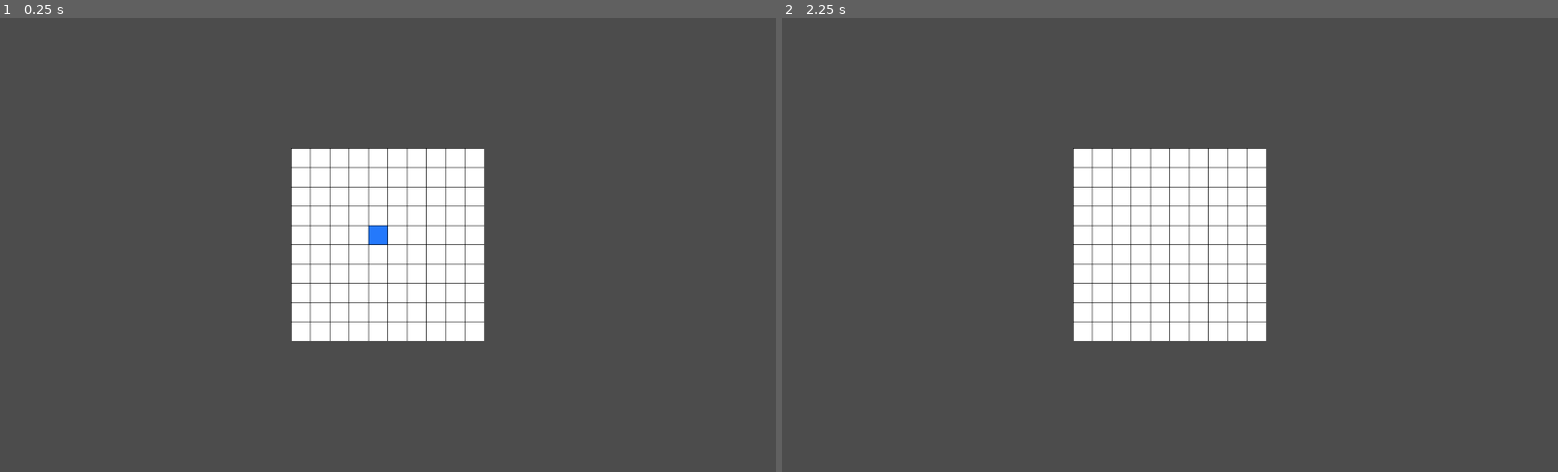
Above: before the commit, frames 1-2 (left to right).
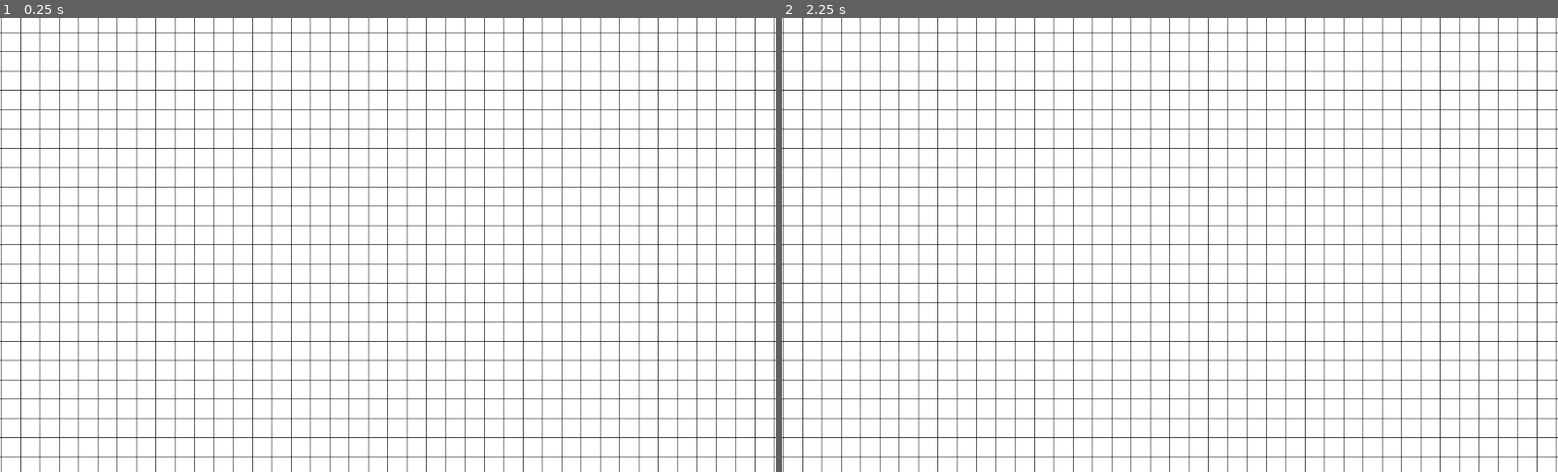
Above: after the commit, the same moments.

Repository: game-progamming-2019/PaperRacer
Game: Godot game, scene res://scenes/Game/Game.tscn
Two runs of this game, one before a commit and one after it. Both use one fixed random seed, a clock stepped at 60 frames per second and the inputs below.
Inputs (mouse positions are in pixels of both pictures, inside the frame that each line leads up to):
- Up to frame 1 (0.25 s): no input
- Up to frame 2 (2.25 s): tap Enter at 0.5, 2 s; move the mouse to (1340, 222) at 0.52 s; click (1340, 222) at 0.67 s; tap Space at 1.25 s; drag from (1014, 267) to (1131, 335) at 1.27 s; move the mouse to (1247, 145) at 2.02 s; click (1247, 145) at 2.17 s

The runs differ from the first frame. In frame 1, 88% of the frame differs, in the area x 0-100%, y 0-100%; in frame 2, 88%.

Commit message:
Driver can move around the map

Diff:
--- a/project.godot
+++ b/project.godot
@@ -10,12 +10,36 @@
 
 _global_script_classes=[ {
 "base": "Sprite",
+"class": "Driver",
+"language": "GDScript",
+"path": "res://scenes/Driver/Driver.gd"
+}, {
+"base": "Vehicle",
+"class": "Golf",
+"language": "GDScript",
+"path": "res://scenes/Driver/Vehicle/Golf/Golf.gd"
+}, {
+"base": "Vehicle",
+"class": "Mercedes",
+"language": "GDScript",
+"path": "res://scenes/Driver/Vehicle/Mercedes/Mercedes.gd"
+}, {
+"base": "Sprite",
 "class": "Rectangle",
 "language": "GDScript",
 "path": "res://scenes/Racetrack/Rectangle/Rectangle.gd"
+}, {
+"base": "Node",
+"class": "Vehicle",
+"language": "GDScript",
+"path": "res://scenes/Driver/Vehicle/Vehicle.gd"
 } ]
 _global_script_class_icons={
-"Rectangle": ""
+"Driver": "",
+"Golf": "",
+"Mercedes": "",
+"Rectangle": "",
+"Vehicle": ""
 }
 
 [application]
@@ -45,6 +69,11 @@
 "events": [ Object(InputEventMouseButton,"resource_local_to_scene":false,"resource_name":"","device":0,"alt":false,"shi …(212 unchanged characters)…
  ]
 }
+ui_left_click={
+"deadzone": 0.5,
+"events": [ Object(InputEventMouseButton,"resource_local_to_scene":false,"resource_name":"","device":0,"alt":false,"shift":false,"control":false,"meta":false,"command":false,"button_mask":0,"position":Vector2( 0, 0 ),"global_position":Vector2( 0, 0 ),"factor":1.0,"button_index":1,"pressed":false,"doubleclick":false,"script":null)
+ ]
+}
 
 [rendering]
 
--- /dev/null
+++ b/scenes/Driver/Driver.gd
@@ -0,0 +1,21 @@
+extends Sprite
+class_name Driver
+
+var NAME: String
+var VEHICLE: Vehicle
+var _position: Vector2
+
+func _init(name, vehicle):
+	self.NAME = name
+	self.VEHICLE = vehicle
+	self.set_texture(VEHICLE.getTexture())
+
+func setPosition(x, y):
+	self._position = Vector2(x,y)
+	self.position = Vector2(x * Settings.RECTANGLE_SIZE + Settings.RECTANGLE_SIZE / 2, y * Settings.RECTANGLE_SIZE + Settings.RECTANGLE_SIZE / 2)
+
+func getPosition():
+	return _position
+
+func appendTo(node):
+	node.add_child(self)
--- /dev/null
+++ b/scenes/Driver/Vehicle/Golf/Golf.gd
@@ -0,0 +1,6 @@
+extends Vehicle
+
+class_name Golf
+
+func _init():
+	texture = preload("res://assets/driver/vehicle/golf/golf.png")
--- /dev/null
+++ b/scenes/Driver/Vehicle/Mercedes/Mercedes.gd
@@ -0,0 +1,6 @@
+extends Vehicle
+
+class_name Mercedes
+
+func _init():
+	texture = preload("res://assets/driver/vehicle/mercedes/mercedes.png")
--- /dev/null
+++ b/scenes/Driver/Vehicle/Vehicle.gd
@@ -0,0 +1,13 @@
+extends Node
+
+class_name Vehicle
+
+# Speichert die jetzige Geschwindigkeit des Fahrzeugs
+var speed: int
+var texture = null
+
+# Liefert die Texture des Fahrzeugs
+func getTexture():
+	if self.texture == null:
+		pass
+	return self.texture
--- a/scenes/Game/Camera.gd
+++ b/scenes/Game/Camera.gd
@@ -1,3 +1,6 @@
+# Autor: Christoph Brosch
+# Erstellt 14.09.2019
+# 14.09.2019 - Provisorisch Erstellt
 extends Camera2D
 
 var direction:Vector2 = Vector2.ZERO
--- a/scenes/Game/Game.gd
+++ b/scenes/Game/Game.gd
@@ -2,16 +2,65 @@
 # Erstellt 14.09.2019
 extends Node2D
 
+signal mouse_click
+
+var Participants = []
+var clicked_node: Node2D
 
 # Called when the node enters the scene tree for the first time.
 func _ready():
 
-	$Racetrack._initialise(10, 10)
+	$Racetrack._initialise(100, 100)
 	$Camera._initiliase()
 
-	$Racetrack.RECTANGLES[4][4].highlight()
-	# Set to test Methods in $Spielfeld
-	yield(get_tree().create_timer(2), "timeout")
-	$Racetrack.RECTANGLES[4][4].unhighlight()
+	#	$Racetrack.RECTANGLES[4][4].highlight()
+	#	yield(get_tree().create_timer(2), "timeout")
+	#	$Racetrack.RECTANGLES[4][4].unhighlight()
 
-	pass # Replace with function body.
+	addParticipant(Driver.new("Christoph", Golf.new()))
+	initialiseDrivers()
+	player_turn()
+
+func player_turn():
+	clicked_node = null
+	var selection = $Racetrack.get_possibilities_for(Participants[0])
+	$Racetrack.highlight(selection)
+
+	# Highlight und Unhighlight wird nur für den Spieler gemacht.
+	yield(self, "mouse_click")
+	print(clicked_node)
+	if !(clicked_node in selection):
+		print("Nicht in der Selektion")
+		player_turn()
+	else:
+		print("In der Selektion")
+		var v = $Racetrack.getCoordinatesOfGridNode(clicked_node)
+		Participants[0].setPosition(v.x, v.y)
+		$Racetrack.unhighlight(selection)
+		player_turn()
+
+func _input(event):
+	if event is InputEventMouseButton:
+		if event.button_index == BUTTON_LEFT:
+			if !event.is_pressed():
+				clicked_node = $Ray.castRayAt(get_global_mouse_position()).get_parent()
+				emit_signal("mouse_click")
+
+func addParticipant(driver):
+	# Überprüfe ob es sich um einen validen Driver handelt und ob das Rennen schon gestartet ist.
+	if driver is Driver:
+		self.Participants.append(driver)
+
+func initialiseDrivers():
+	for driver in Participants:
+		driver.appendTo($Drivers)
+		# Startposition
+		driver.setPosition(2,2)
+
+	# func _init()
+	#	Initialisiert Racetrack
+	#   Initialisiert Camera
+	#	Initialisiert Driver
+	#	Befüllt DriverArray
+	#	Setzt Driver an den Start
+	#	Start Race ->
--- a/scenes/Game/Game.tscn
+++ b/scenes/Game/Game.tscn
@@ -1,10 +1,9 @@
-[gd_scene load_steps=4 format=2]
+[gd_scene load_steps=5 format=2]
 
 [ext_resource path="res://scenes/Game/Game.gd" type="Script" id=1]
 [ext_resource path="res://scenes/Racetrack/Racetrack.tscn" type="PackedScene" id=2]
 [ext_resource path="res://scenes/Game/Camera.gd" type="Script" id=3]
-
-
+[ext_resource path="res://scenes/Game/RayCast2D.gd" type="Script" id=4]
 
 [node name="Gamemaster" type="Node2D"]
 script = ExtResource( 1 )
@@ -16,3 +15,11 @@
 current = true
 zoom = Vector2( 2, 2 )
 script = ExtResource( 3 )
+
+[node name="Drivers" type="Node2D" parent="."]
+
+[node name="Ray" type="RayCast2D" parent="."]
+enabled = true
+collide_with_areas = true
+collide_with_bodies = false
+script = ExtResource( 4 )
--- /dev/null
+++ b/scenes/Game/RayCast2D.gd
@@ -0,0 +1,14 @@
+# Autor: Christoph Brosch
+# Erstellt: 16.09.2019
+# Beschreibung: Skript zur Verwaltung der RayCast2D Node
+# Fehler: Manchmal spinnt die Auswahl am Oberen Rand
+
+extends RayCast2D
+
+func _process(delta):
+	self.position = get_global_mouse_position()
+	pass
+
+func castRayAt(destination: Vector2):
+	cast_to = destination
+	return(get_collider())
--- a/scenes/Racetrack/Racetrack.gd
+++ b/scenes/Racetrack/Racetrack.gd
@@ -1,5 +1,6 @@
 # Autor: Christoph Brosch
 # Erstellt 14.09.2019
+# Aktualisiert 15.09.2019
 extends Node2D
 
 var COLUMNS: int
@@ -28,3 +29,50 @@
 
 	RECTANGLES[x].append(rect)
 	self.add_child(rect)
+
+#!Important
+# Errechnet die Felder auf die der Fahrer in seinem Zug fahren darf.
+func get_possibilities_for(driver):
+	# Parameter die vom Fahrzeug kommen
+	var speed = 3
+	# var direction
+	var position = driver.getPosition()
+
+	# Berechnung der Strecken
+	# LANGE LISTE AN PARAMETERN
+	var x = calculateSelection(position, speed)
+	return x
+
+# PROVISORISCH
+# Liefert alle Rechtecke im Umkreis von Speed in einem Array zurück
+func calculateSelection(position, speed):
+	var field = []
+	# + 1 weil range() von -speed bis speed - 1 geht
+	for x in range(-speed, speed + 1):
+		for y in range(-speed, speed +1):
+			if x != 0 || y != 0:
+				if getRectangle(position.x + x, position.y + y) != null:
+					field.append(getRectangle(position.x + x, position.y + y))
+	return field
+
+func highlight(selection):
+	for rectangle in selection:
+		rectangle.highlight()
+
+func unhighlight(selection):
+	for rectangle in selection:
+		rectangle.unhighlight()
+
+func getRectangle(x,y):
+	# Überprüfe überschreitungen der Feldgröße
+	if x < 0 || x >= COLUMNS:
+		return null
+	elif y < 0 || y >= ROWS:
+		return null
+	else:
+		return RECTANGLES[x][y]
+func getCoordinatesOfGridNode(gridNode):
+	for x in range(self.ROWS):
+		for y in range(self.COLUMNS):
+			if gridNode == RECTANGLES[x][y]:
+				return(Vector2(x,y))
--- a/scenes/Racetrack/Rectangle/Rectangle.gd
+++ b/scenes/Racetrack/Rectangle/Rectangle.gd
@@ -6,28 +6,45 @@
 
 var SIZE: int
 var ASSETS = [preload("res://assets/racetrack/rectangle/karo.png")]
-var highlighted: bool = false
+var is_highlighted: bool = false
 
 func _init(x, y):
+
 	SIZE = Settings.RECTANGLE_SIZE
 	self.position = Vector2(x, y)
 	set_texture(ASSETS[0])
 
-	# DEBUG
-	if Settings.DEBUG:
-		var label = Label.new()
-		label.set("custom_colors/font_color", Color(0,0,0))
-		label.text = str(x)
-		self.add_child(label)
+	# Soll registrieren das auf das GridNode gedrückt wurde
+
+	var area = Area2D.new()
+	var collision_shape = CollisionShape2D.new()
+	collision_shape.shape = RectangleShape2D.new()
+	collision_shape.shape.set_extents(Vector2(Settings.RECTANGLE_SIZE/2, Settings.RECTANGLE_SIZE/2))
+	area.add_child(collision_shape)
+	area.modulate = Color("FF00FF")
+	self.add_child(area)
 
 func highlight(margin = null):
-	self.highlighted = true
+	self.is_highlighted = true
 	if margin != null:
 		pass
 	# Veränderung
 	self.modulate = Color("257AFD")
 
 func unhighlight():
-	self.highlighted = false
+	self.is_highlighted = false
 	# Veränderung
 	self.modulate = Color("FFFFFF")
+
+func on_rectangle_clicked(event):
+	print(event)
+
+func active():
+	self.modulate = Color("000000")
+
+"""
+func _input(event):
+	if event is InputEventMouseButton:
+		if event.button_index == 1:
+			print("1")
+"""
Binary file added: assets/driver/vehicle/golf/golf.png
Not shown, added: assets/driver/vehicle/golf/golf.png.import
Binary file added: assets/driver/vehicle/mercedes/mercedes.png
Not shown, added: assets/driver/vehicle/mercedes/mercedes.png.import
